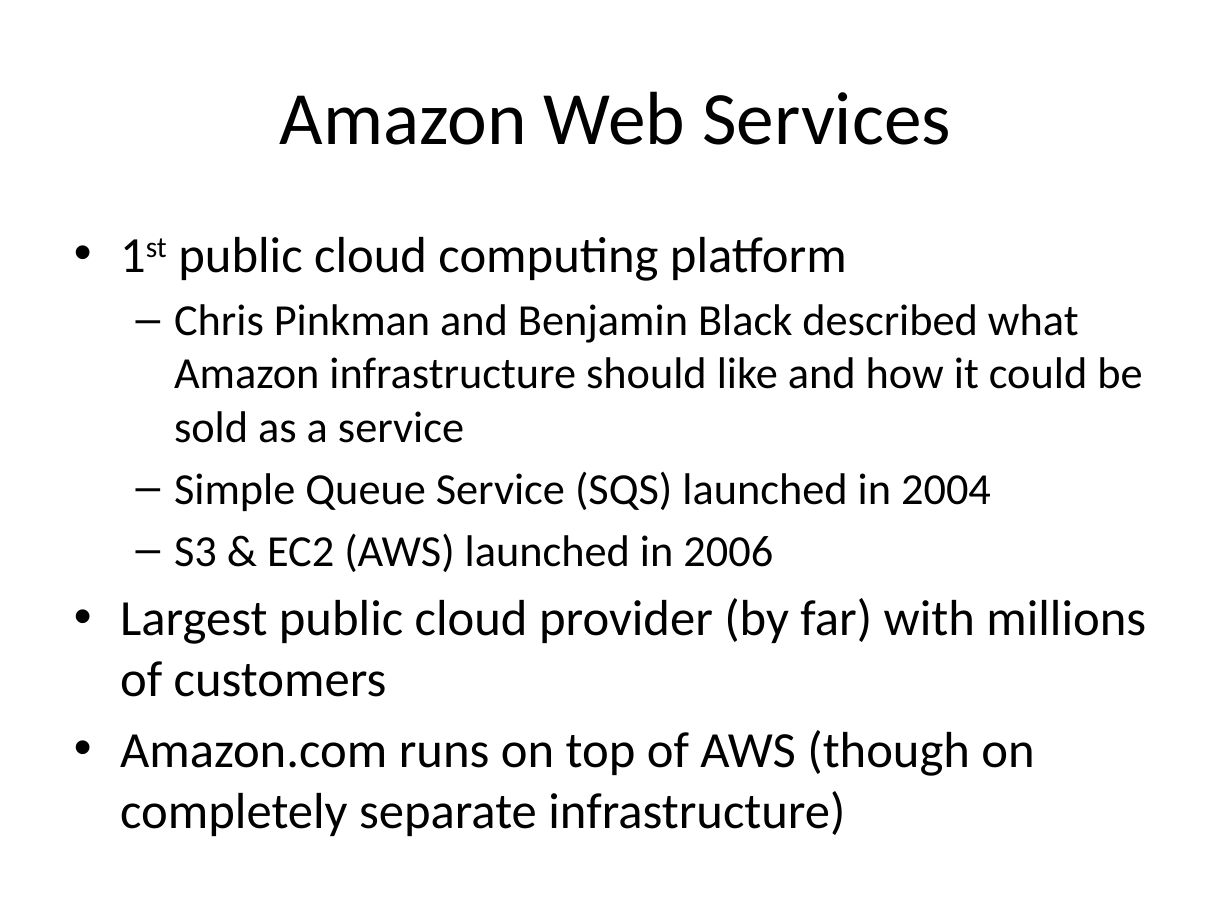
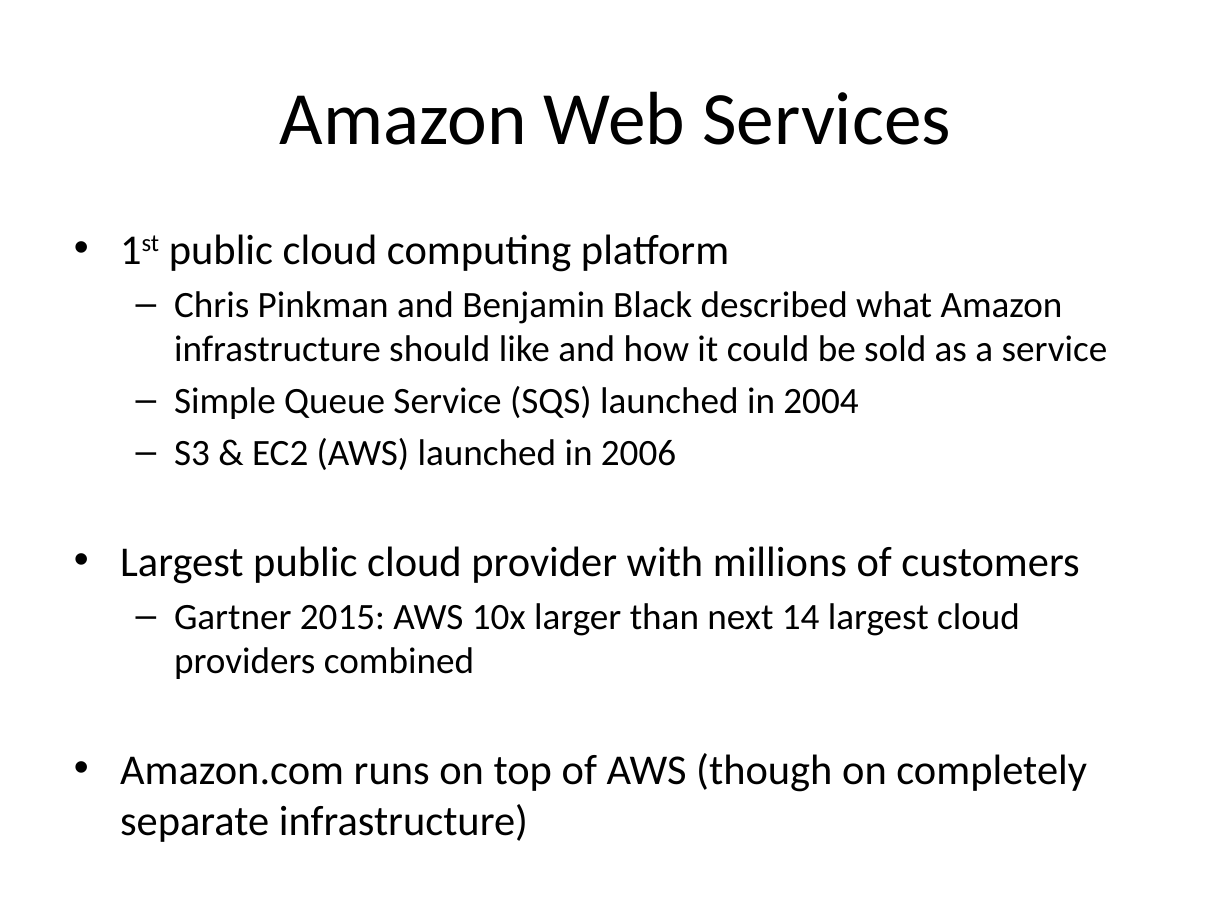
Before and after one commit to jasondbaker/infrastructure-class, a slide deck: slide 12 of infrastructure-week-4.pptx (slide 13 before the commit). Drawn at 1232x924 pixels with LibreOffice and Linux fonts; fonts in the diff are those of the drawing. Boxes give left, top, right and bottom in pixels: in the first picture for what was removed or moved away, otherwise in the second. Text is boxed around its words. In the diff, an @@ line names an element or a change of style, - is before the commit and + after.

```diff
--- a/infrastructure-week-4.pptx
+++ b/infrastructure-week-4.pptx
@@ text at [120,234,1108,842]: size 29.6 to 24.8 pt in "1st public cloud computing platform", "Amazon.com runs on top of AWS (though ..."; size 25.9 to 21.7 pt in "Chris Pinkman and Benjamin Black described what ...", "Simple Queue Service (SQS) launched in 2004", "S3 & EC2 (AWS) launched in 2006" @@
@@ text at [120,546,1079,679]: text changed; size 29.6 to 21.7 pt @@
-• Largest public cloud provider (by far) with millions of customers
+• Largest public cloud provider with millions of customers
+  – Gartner 2015: AWS 10x larger than next 14 largest cloud providers combined
```
Also in this commit, not shown: 4 other slides changed, 1 slide removed, 8 other files.
